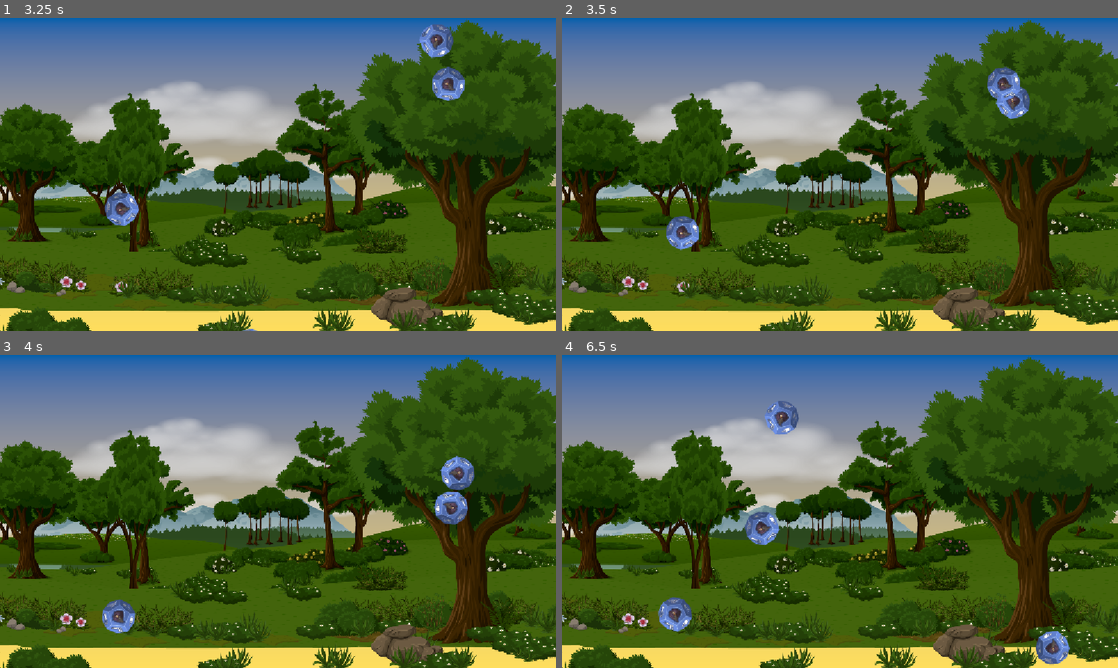
Above: before the commit, frames 1-4 (two rows, left to right).
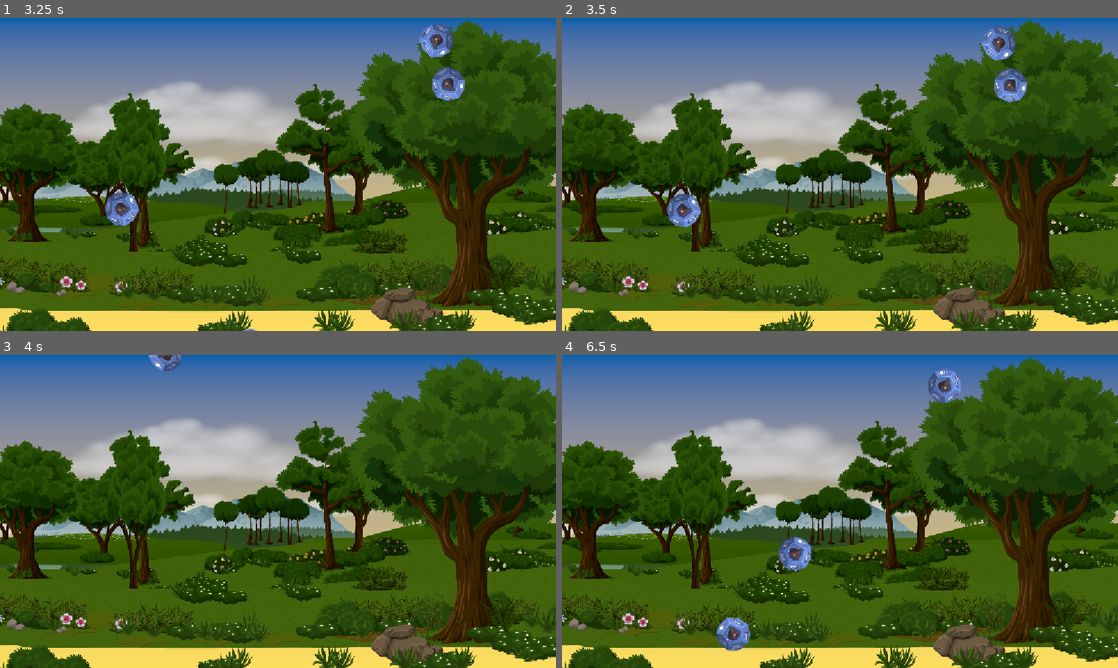
Above: after the commit, the same moments.

Repository: ligarius20fps/kurs-godot
Game: Godot game, scene res://Scenes/Game.tscn
Same seed, same stepped clock (60 frames per second), same inputs: the game is played once before the commit and once after it. Sound files missing from this copy of the repository are replaced by a short silence.
Inputs:
- Up to frame 1 (3.25 s): no input
- Up to frame 2 (3.5 s): no input
- Up to frame 3 (4 s): no input
- Up to frame 4 (6.5 s): tap F2 (new_game, bound only after the commit) at 4.15 s

Frame 1 is identical in both runs. In frame 2, 2.2% of the frame differs, in the area x 18-85%, y 2-75%; in frame 3, 1.8%; in frame 4, 3.5%, in the area x 17-92%, y 4-100%.

Commit message:
reset gry

Diff:
--- a/dice-catcher/Scenes/Dice/Dice.tscn
+++ b/dice-catcher/Scenes/Dice/Dice.tscn
@@ -6,7 +6,7 @@
 [sub_resource type="CircleShape2D" id="CircleShape2D_dauee"]
 radius = 12.684199
 
-[node name="Dice" type="Area2D"]
+[node name="Dice" type="Area2D" groups=["stoppable"]]
 script = ExtResource("1_p3fax")
 
 [node name="Dice" type="Sprite2D" parent="."]
--- a/dice-catcher/Scenes/Game.gd
+++ b/dice-catcher/Scenes/Game.gd
@@ -3,13 +3,18 @@
 const DICE = preload("uid://b402sficj377r")
 @onready var timer: Timer = $SpawnDiceTimer
 @onready var game_over_sound: AudioStreamPlayer = $GameOverSound
+const STOPPABLE_GROUP = "stoppable"
 
 
 # kostka pojawi się nad planszą
 const off_screen_spawn_distnace = 80
-# powinien być margines w którym miejscu może upaść kostka
-const landing_margin = 260
+# powinien być margines w którym miejscu może pojawić się kostka
+const spawn_margin = 260
 var screen_size:Vector2
+
+func _unhandled_input(event: InputEvent) -> void:
+	if event.is_action_pressed("new_game"):
+		new_game()
 
 func _ready():
 	screen_size = get_viewport_rect().size
@@ -18,13 +23,24 @@
 func spawn_dice():
 	var new_dice: Dice = DICE.instantiate()
 	var spawn_point = Vector2(
-		randf_range(landing_margin, screen_size.x - landing_margin),
+		randf_range(spawn_margin, screen_size.x - spawn_margin),
 		-off_screen_spawn_distnace
 	)
 	new_dice.off_screen.connect(game_over)
 	new_dice.position = spawn_point
 	add_child(new_dice)
 
+func freeze_all():
+	timer.stop()
+	var to_stop:Array[Node] = get_tree().get_nodes_in_group(STOPPABLE_GROUP)
+	for my_node in to_stop:
+		my_node.set_physics_process(false)
+
+func new_game():
+	get_tree().reload_current_scene()
+
+
 func game_over():
 	print("Game Over!")
 	game_over_sound.play()
+	freeze_all()
--- a/dice-catcher/Scenes/Game.tscn
+++ b/dice-catcher/Scenes/Game.tscn
@@ -21,3 +21,4 @@
 volume_db = -20.0
 
 [connection signal="timeout" from="SpawnDiceTimer" to="." method="spawn_dice"]
+[connection signal="finished" from="GameOverSound" to="." method="new_game"]
--- a/dice-catcher/project.godot
+++ b/dice-catcher/project.godot
@@ -24,6 +24,18 @@
 naming/scene_name_casing=1
 naming/script_name_casing=1
 
+[global_group]
+
+stoppable=""
+
+[input]
+
+new_game={
+"deadzone": 0.2,
+"events": [Object(InputEventKey,"resource_local_to_scene":false,"resource_name":"","device":-1,"window_id":0,"alt_pressed":false,"shift_pressed":false,"ctrl_pressed":false,"meta_pressed":false,"pressed":false,"keycode":0,"physical_keycode":4194333,"key_label":0,"unicode":0,"location":0,"echo":false,"script":null)
+]
+}
+
 [rendering]
 
 renderer/rendering_method="mobile"
